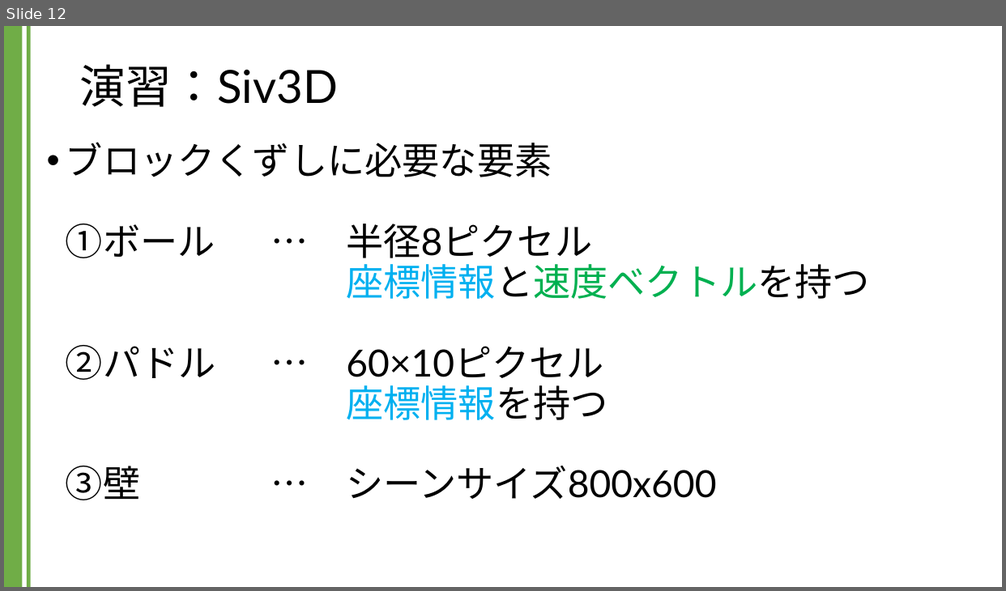
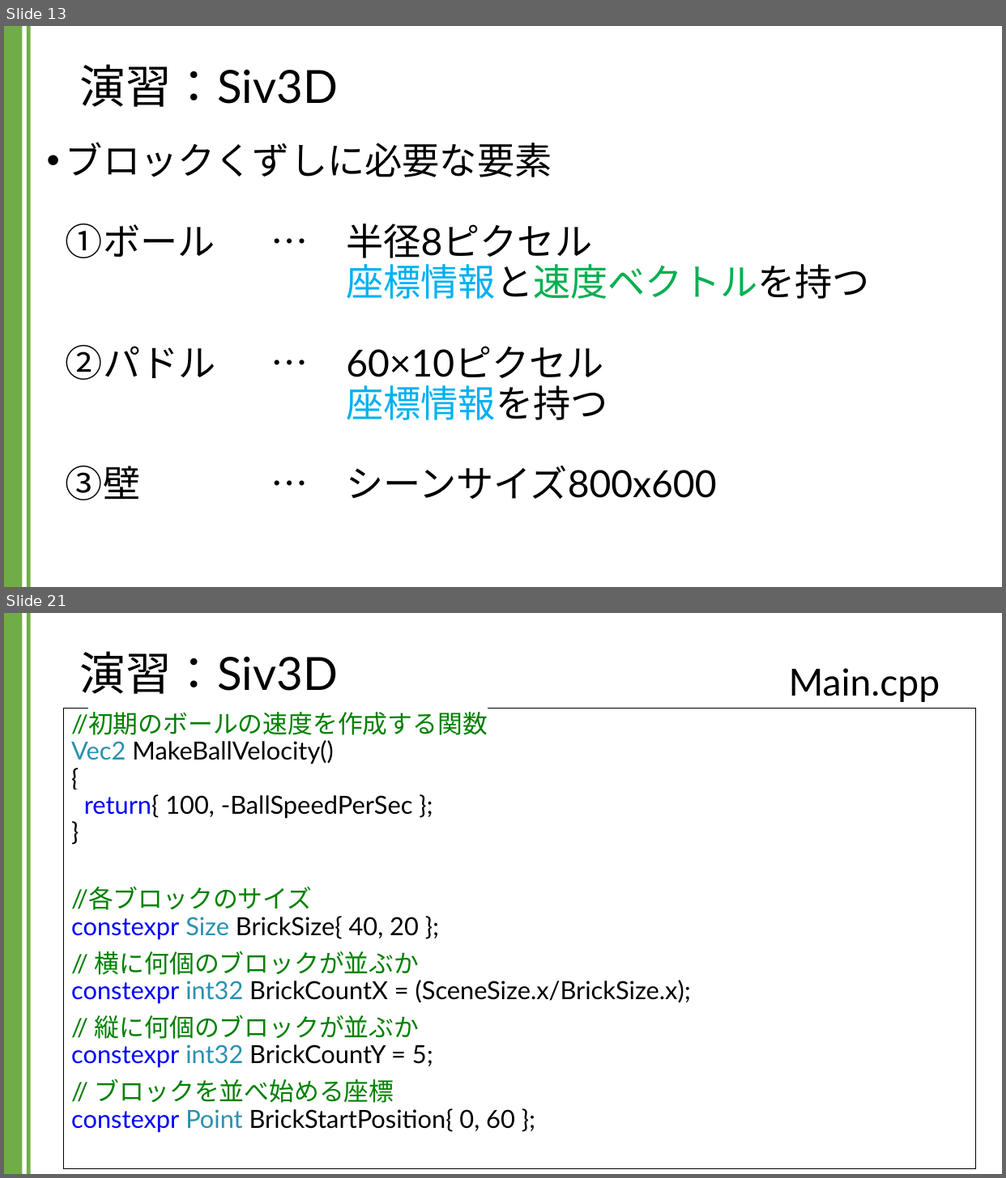
Before and after one commit to kic-murata/cpp2024, a slide deck: 授業資料/演習課題：Siv3D.pptx. Shown one above the other, each under a label of ours: slide 12 before the commit, slides 13 and 21 after it; the slides between them are not shown. The pictures are 1006x591 and 1006x1178 pixels, drawn with LibreOffice and Linux fonts; fonts in the diff are those of the drawing; background and template pictures are left out. Boxes give left, top, right and bottom in pixels: in the first picture for what was removed or moved away, otherwise in the second. Text is boxed around its words. In the diff, an @@ line names an element or a change of style, - is before the commit and + after.

```diff
--- a/授業資料/演習課題：Siv3D.pptx
+++ b/授業資料/演習課題：Siv3D.pptx
@@ slide 21 added at <box>4,613,1002,1174</box>, background #FFFFFF; not listed: 2 template elements that a slide beside it also shows @@
@@ title added at <box>80,651,338,694</box>, 44 pt, text #000000 @@
+演習：Siv3D
@@ text added at <box>789,668,940,702</box>, 36 pt, text #000000 @@
+Main.cpp
@@ rectangle added at <box>64,708,976,1169</box>, fill #FFFFFF, outline #000000 0.75 pt, 24 pt, text #000000 @@
+//初期のボールの速度を作成する関数
+Vec2 MakeBallVelocity()
+{
+return{ 100, -BallSpeedPerSec };
+}
+//各ブロックのサイズ
+constexpr Size BrickSize{ 40, 20 };
+// 横に何個のブロックが並ぶか
+constexpr int32 BrickCountX = (SceneSize.x/BrickSize.x);
+// 縦に何個のブロックが並ぶか
+constexpr int32 BrickCountY = 5;
+// ブロックを並べ始める座標
+constexpr Point BrickStartPosition{ 0, 60 };
@@ what was slide 12 is now slide 13 @@
```
Also in this commit, not shown: 1 slide changed, 9 other slides added, 50 slides removed.
